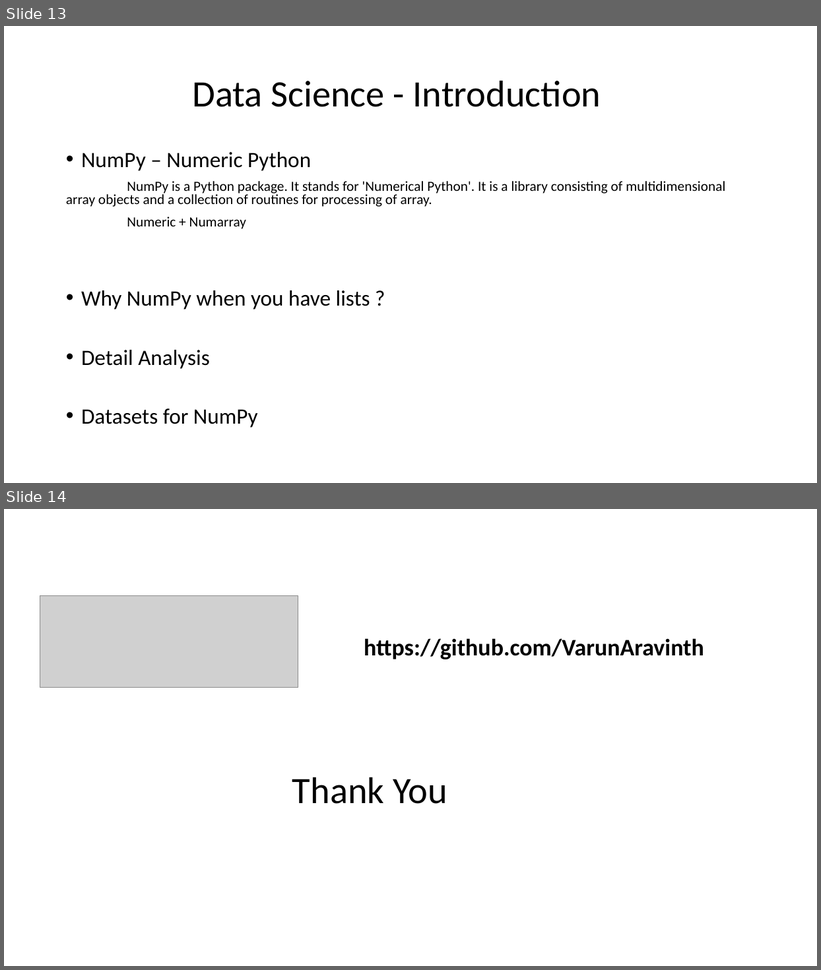
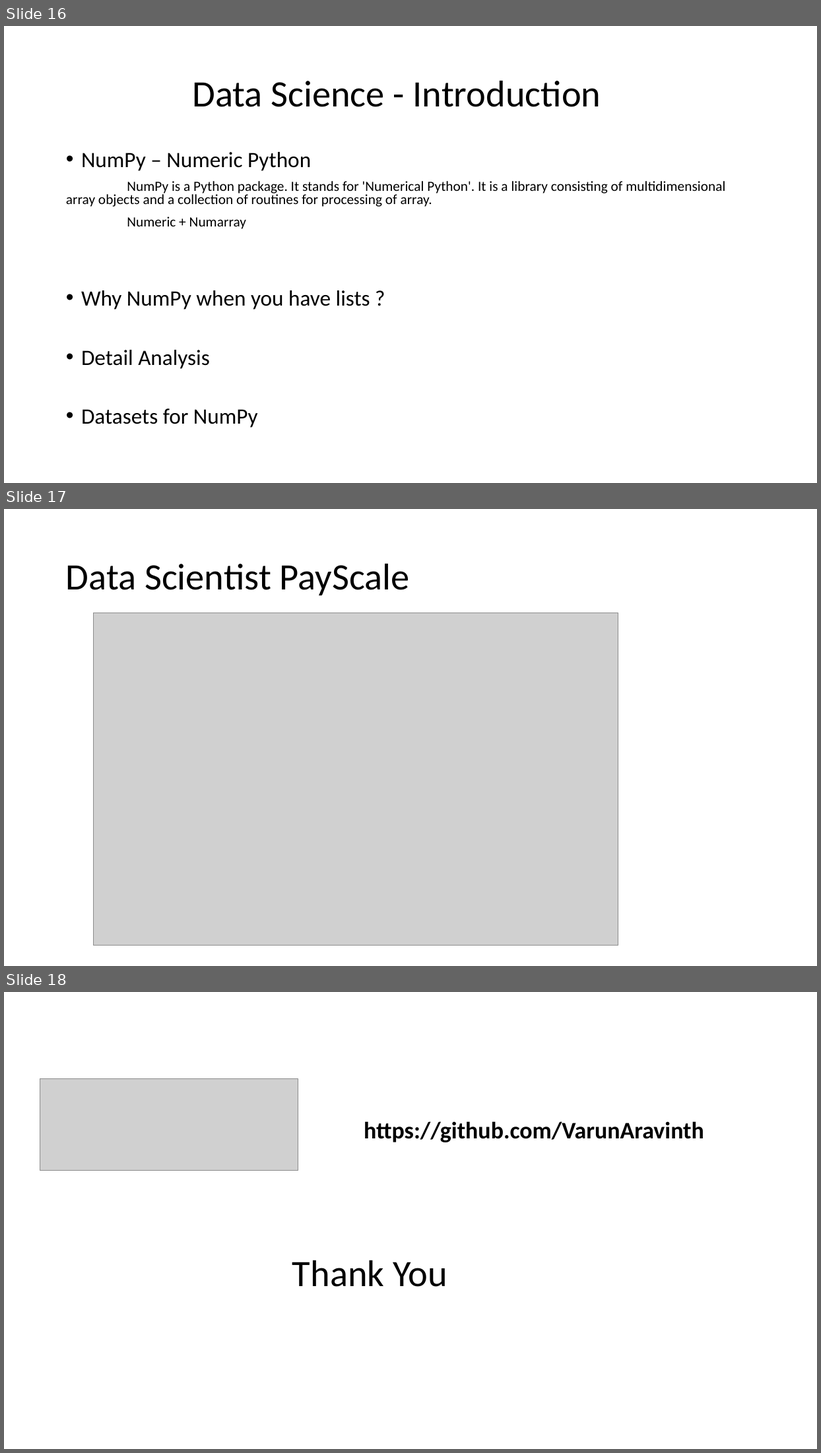
Before and after one commit to VarunAravinth/machine-learning-using-python, a slide deck: machine-learning-using-python/Machine Learning with Python.pptx. Shown one above the other, each under a label of ours: slides 13 and 14 before the commit, slides 16, 17 and 18 after it. The pictures are 821x970 and 821x1453 pixels, drawn with LibreOffice and Linux fonts; fonts in the diff are those of the drawing; grey boxes stand for pictures. Boxes give left, top, right and bottom in pixels: in the first picture for what was removed or moved away, otherwise in the second. Text is boxed around its words. In the diff, an @@ line names an element or a change of style, - is before the commit and + after.

```diff
--- a/machine-learning-using-python/Machine Learning with Python.pptx
+++ b/machine-learning-using-python/Machine Learning with Python.pptx
@@ slide 17 added at [4, 509, 817, 966], background #FFFFFF @@
@@ title added at [66, 563, 410, 595], 44 pt, text #000000 @@
+Data Scientist PayScale
@@ picture added at [93, 613, 618, 945] @@
@@ what was slide 13 is now slide 16 @@
@@ what was slide 14 is now slide 18 @@
```
Also in this commit, not shown: 3 other slides added.
